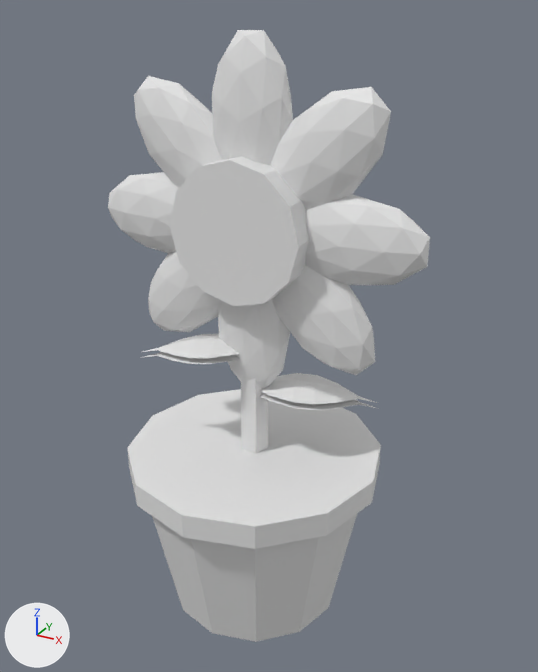
Renders of the glTF model models/world/decor-sunflower.glb from each side of a commit.
Rendered twice from a 50 mm lens placed at (0.811, -1.4, 1.442), pointed at (0.026, 0.028, 0.729). The lights are fixed; the arrows at lower left show +X, +Y and +Z. The picture after the commit comes second. Vertices at exactly the same position are counted once.

Script lines for the objects in view, before the commit:
```python
mat_vc = principled_material('vc')
mat_vc.base_color = (0.8, 0.8, 0.8)  # white #e7e7e7
me_mesh_0 = bpy.data.meshes.new('Mesh_0')
me_mesh_0.from_pydata(...)  # 518 vertices, 920 faces; spans x -0.403..0.403, y -0.32..0.32, z 0.0..1.403
me_mesh_0.materials.append(mat_vc)  # white #e7e7e7
ob_decor_sunflower = bpy.data.objects.new('decor-sunflower', me_mesh_0)
ob_decor_sunflower.location = (0.0, 0.0, 0.0)
```
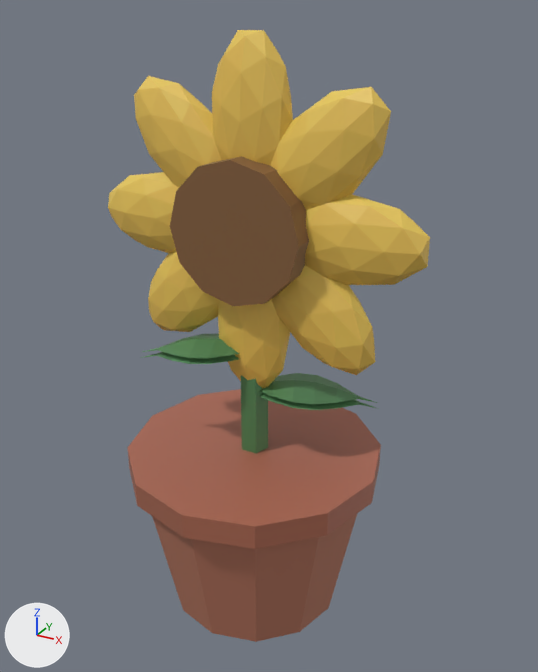
Where the change shows, as pixel boxes (x1, y1, x2, y2) in the pictures (538 x 672 px):
'decor-sunflower', recoloured (darker): (108, 30, 430, 642) in both

What changed in the scene script:
```text
Change mat_vc:
    add n2 = _N.new('ShaderNodeMix'); n2.name = 'Mix'
    add n2.data_type = 'RGBA'
    add n2.blend_type = 'MULTIPLY'
    add n2.inputs[0].default_value = 1.0  # 'Factor'
    add n2.inputs[7].default_value = (0.8, 0.8, 0.8, 1.0)  # 'B', white #e7e7e7
    add n3 = _N.new('ShaderNodeVertexColor'); n3.name = 'Color Attribute'
    where n0 = _N.new('ShaderNodeBsdfPrincipled'); n0.name = 'Principled BSDF'
    add _L.new(n2.outputs[2], n0.inputs[0])  # 'Result' to 'Base Color'
    add _L.new(n3.outputs[0], n2.inputs[6])  # 'Color' to 'A'
Change me_mesh_0:
    where me_mesh_0.from_pydata(...)  # 518 vertices, 920 faces; spans x -0.403..0.403, y -0.32..0.32, z 0.0..1.403
    used by ob_decor_sunflower; location = (0.0, 0.0, 0.0)
    me_mesh_0 part 1: vertex colours changed
```
